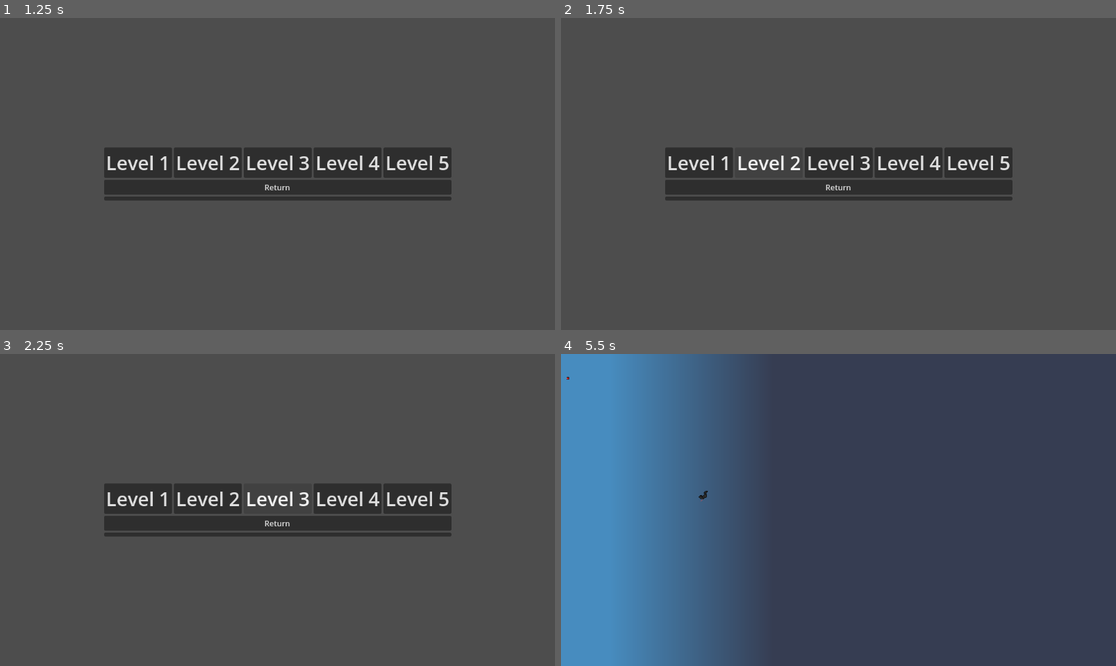
Above: before the commit, frames 1-4 (two rows, left to right).
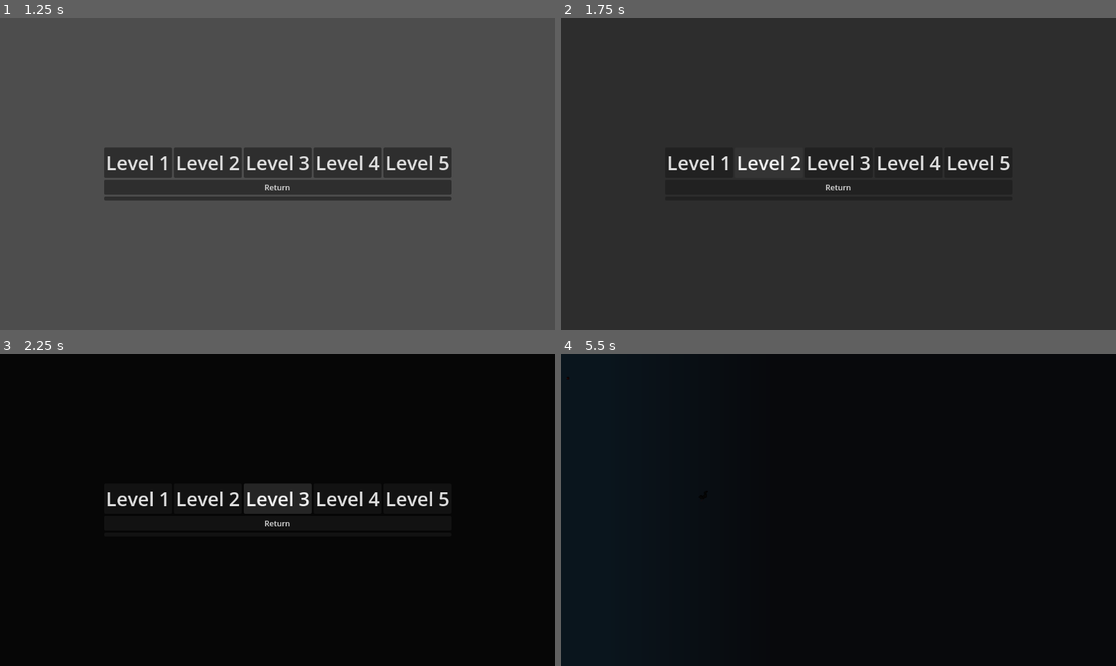
Above: after the commit, the same moments.

Repository: ecclepe-droid/compost-defender
Game: Godot game, scene res://Scenes/start_screen.tscn
Two runs of this game, one before a commit and one after it. Both use one fixed random seed, a clock stepped at 60 frames per second and the inputs below. The engine's default icon, where the game draws it, is replaced by a stand-in: a white triangle on a blue panel in a dark square.
Inputs (mouse positions are in pixels of both pictures, inside the frame that each line leads up to):
- Up to frame 1 (1.25 s): click "Play Game" at 0.5 s
- Up to frame 2 (1.75 s): click "Level 2" at 1.25 s
- Up to frame 3 (2.25 s): click "Level 3" at 2 s
- Up to frame 4 (5.5 s): click "Level 4" at 2.75 s; click "Level 5" at 3.5 s; click (838, 534) at 4.25 s; click "Level 1" at 5 s

Frame 1 is identical in both runs. In frame 2, 90% of the frame differs, in the area x 0-100%, y 0-100%; in frame 3, 99%; in frame 4, 100%.

Commit message:
fixed the fading out and it thing

Diff:
--- a/compost-defender/Scenes/level_1.tscn
+++ b/compost-defender/Scenes/level_1.tscn
@@ -19,6 +19,46 @@
 "points": PackedVector2Array(0, 0, 0, 0, -1811, -824, 0, 0, 0, 0, -1463, -827, 0, 0, 0, 0, -1227, -772, 0, 0, 0, 0, -11 …(1600 unchanged characters)…
 }
 point_count = 72
+
+[sub_resource type="Animation" id="Animation_60q08"]
+resource_name = "Fade_in"
+
+[sub_resource type="Animation" id="Animation_bc1jf"]
+resource_name = "new_animation"
+tracks/0/type = "value"
+tracks/0/imported = false
+tracks/0/enabled = true
+tracks/0/path = NodePath("DirectionalLight2D:energy")
+tracks/0/interp = 1
+tracks/0/loop_wrap = true
+tracks/0/keys = {
+"times": PackedFloat32Array(0, 1),
+"transitions": PackedFloat32Array(1, 1),
+"update": 0,
+"values": [1.0, 0.0]
+}
+
+[sub_resource type="Animation" id="Animation_ls13d"]
+length = 0.001
+tracks/0/type = "value"
+tracks/0/imported = false
+tracks/0/enabled = true
+tracks/0/path = NodePath("DirectionalLight2D:energy")
+tracks/0/interp = 1
+tracks/0/loop_wrap = true
+tracks/0/keys = {
+"times": PackedFloat32Array(0),
+"transitions": PackedFloat32Array(1),
+"update": 0,
+"values": [0.0]
+}
+
+[sub_resource type="AnimationLibrary" id="AnimationLibrary_6r07y"]
+_data = {
+&"Fade_in": SubResource("Animation_60q08"),
+&"Fade_out": SubResource("Animation_bc1jf"),
+&"RESET": SubResource("Animation_ls13d")
+}
 
 [node name="Level1" type="Node2D" unique_id=1674712715]
 script = ExtResource("1_vk57k")
@@ -77,3 +117,10 @@
 [node name="Leaf" parent="EnemySpawner/EnemyPath" unique_id=1554251388 groups=["Enemies"] instance=ExtResource("13_pjppf")]
 position = Vector2(-1811, -824)
 rotation = -0.008620476
+
+[node name="AnimationPlayer" type="AnimationPlayer" parent="." unique_id=425287912]
+libraries/ = SubResource("AnimationLibrary_6r07y")
+
+[node name="DirectionalLight2D" type="DirectionalLight2D" parent="." unique_id=1397507541]
+energy = 0.0
+blend_mode = 1
--- a/compost-defender/Scripts/level_1.gd
+++ b/compost-defender/Scripts/level_1.gd
@@ -2,9 +2,12 @@
 
 # Called when the node enters the scene tree for the first time.
 func _ready() -> void:
-	pass
+	fade_out()
 
 
 # Called every frame. 'delta' is the elapsed time since the previous frame.
 func _process(delta: float) -> void:
 	pass
+
+func fade_out():
+	$AnimationPlayer.play("Fade_out")
--- a/compost-defender/Scripts/level_select_screen.gd
+++ b/compost-defender/Scripts/level_select_screen.gd
@@ -19,28 +19,34 @@
 
 
 func _on_level_two_button_pressed() -> void:
+	fade_in()
+	await $AnimationPlayer.animation_finished
 	printerr("Level Two is not finished yet")
 
 
 func _on_level_three_button_pressed() -> void:
+	fade_in()
+	await $AnimationPlayer.animation_finished
 	printerr("Level Three is not finished yet")
 
 
 func _on_level_four_button_pressed() -> void:
+	fade_in()
+	await $AnimationPlayer.animation_finished
 	printerr("Level Four is not finished yet")
 
 
 func _on_level_five_button_pressed() -> void:
+	fade_in()
+	await $AnimationPlayer.animation_finished
 	printerr("Level Five is not finished yet")
 
 
 func fade_in():
 	$AnimationPlayer.play("Fade_in")
 
-
 func fade_out():
 	$AnimationPlayer.play("Fade_out")
-
 
 func _on_fade_test_button_pressed() -> void:
 	fade_in()
